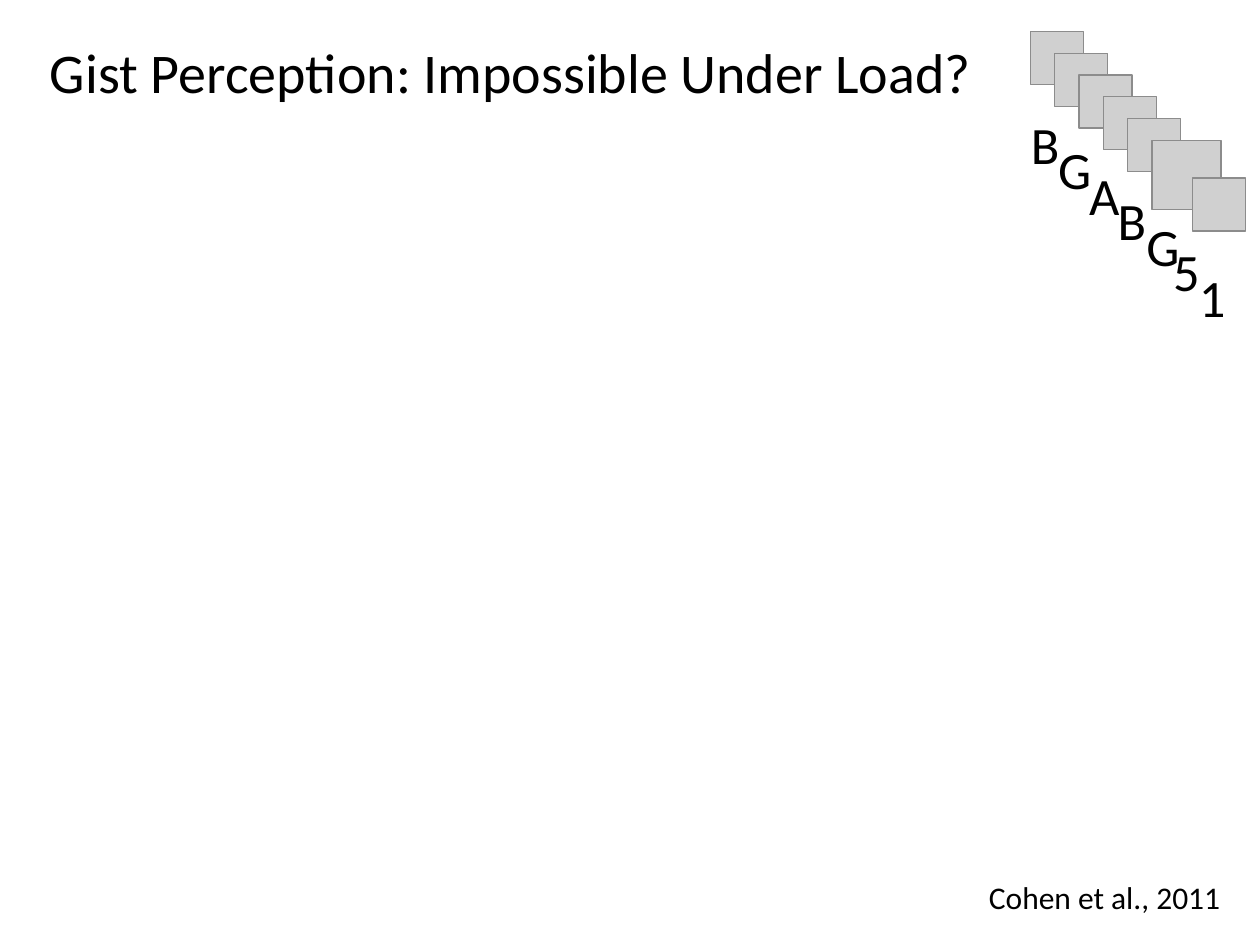
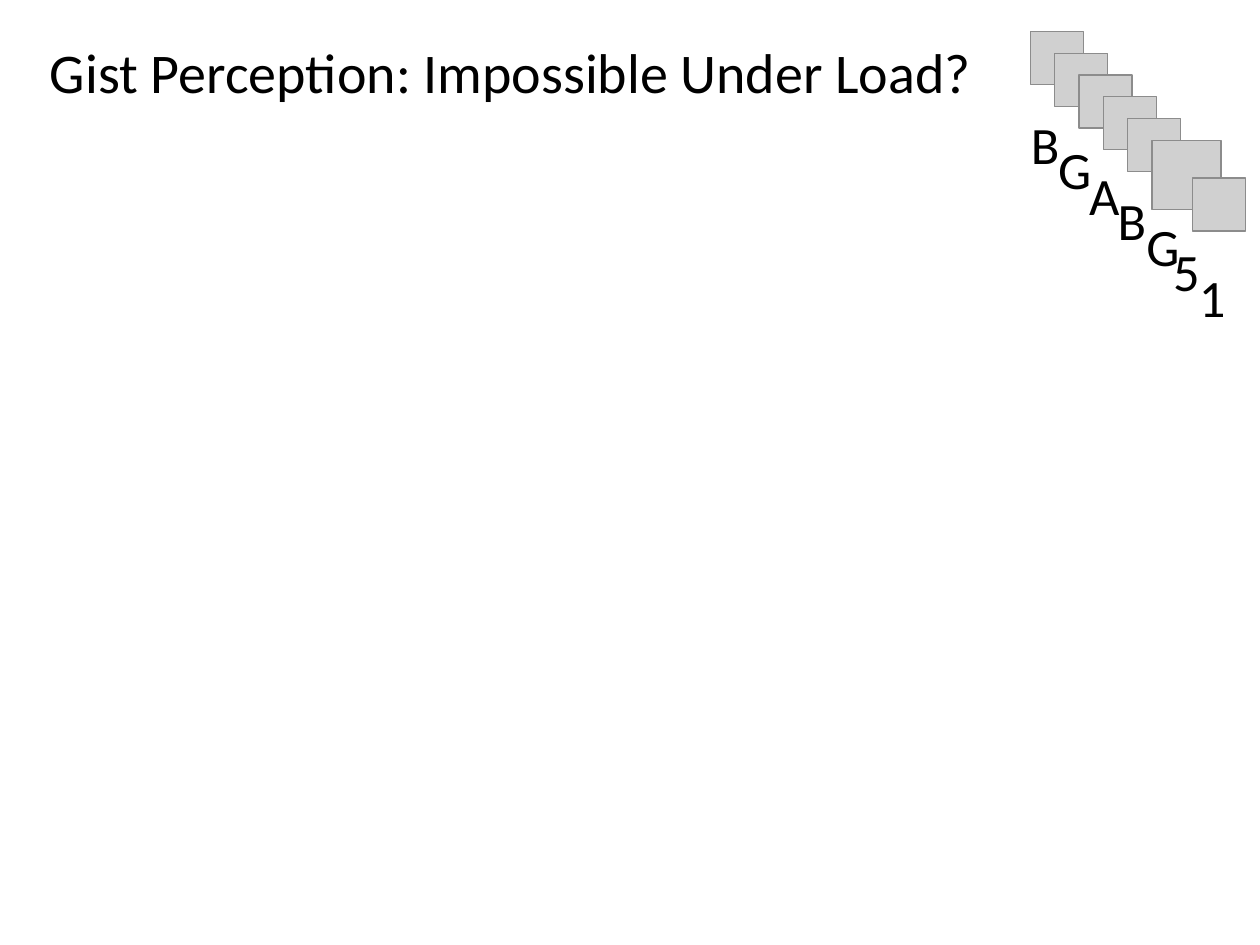
Before and after one commit to dbirman/repo254, a slide deck: slide 8 of docs/20150311_birman_psych254final.pptx. Drawn at 1260x945 pixels with LibreOffice and Linux fonts; fonts in the diff are those of the drawing; grey boxes stand for pictures; background and template pictures are left out. Boxes give left, top, right and bottom in pixels: in the first picture for what was removed or moved away, otherwise in the second. Text is boxed around its words. In the diff, an @@ line names an element or a change of style, - is before the commit and + after.

```diff
--- a/docs/20150311_birman_psych254final.pptx
+++ b/docs/20150311_birman_psych254final.pptx
@@ text removed at (x1=989, y1=887, x2=1220, y2=913) @@
-Cohen et al., 2011
```
Also in this commit, not shown: 3 other slides changed, 5 slides added, 1 other file.
